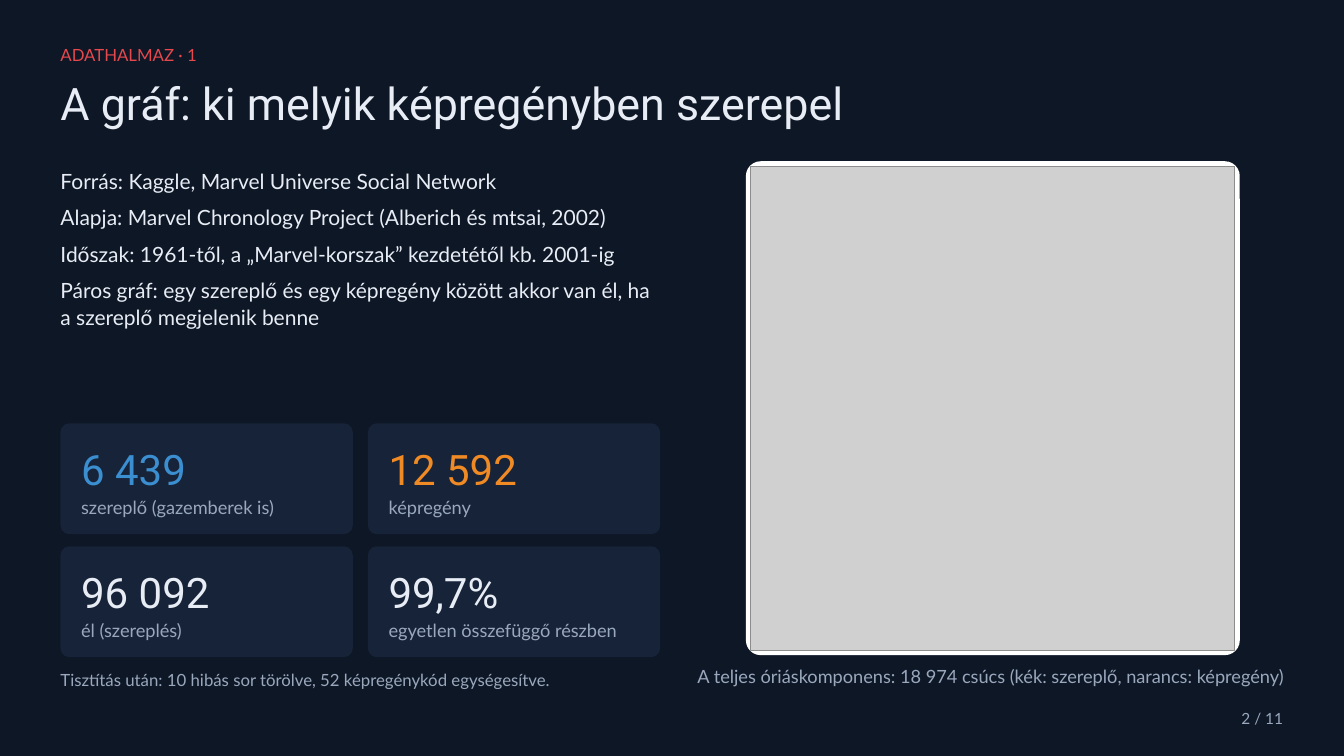
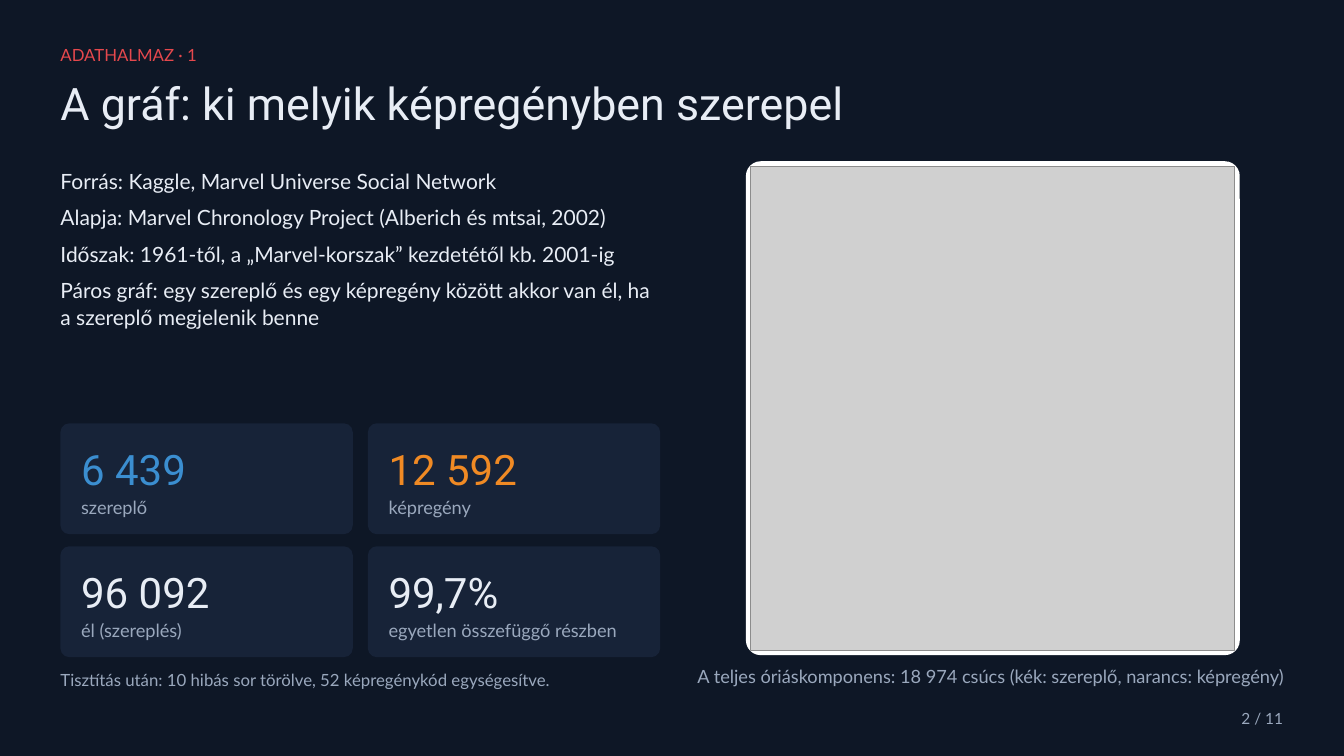
Before and after one commit to arrora09/kozhalo, a slide deck: slide 2 of project/presentation.pptx. Drawn at 1344x756 pixels with LibreOffice and Linux fonts; fonts in the diff are those of the drawing; grey boxes stand for pictures. Boxes give left, top, right and bottom in pixels: in the first picture for what was removed or moved away, otherwise in the second. Text is boxed around its words. In the diff, an @@ line names an element or a change of style, - is before the commit and + after.

Commit message:
presentation fix

```diff
--- a/project/presentation.pptx
+++ b/project/presentation.pptx
@@ text in rounded rectangle at (x1=81, y1=500, x2=147, y2=517): text changed @@
-szereplő (gazemberek is)
+szereplő
```
